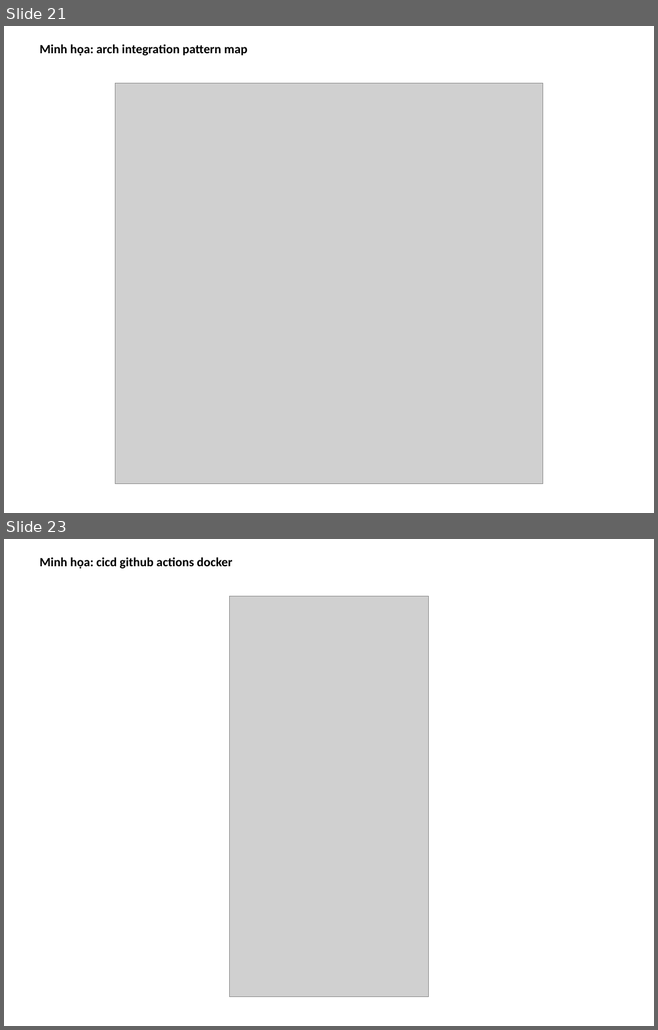
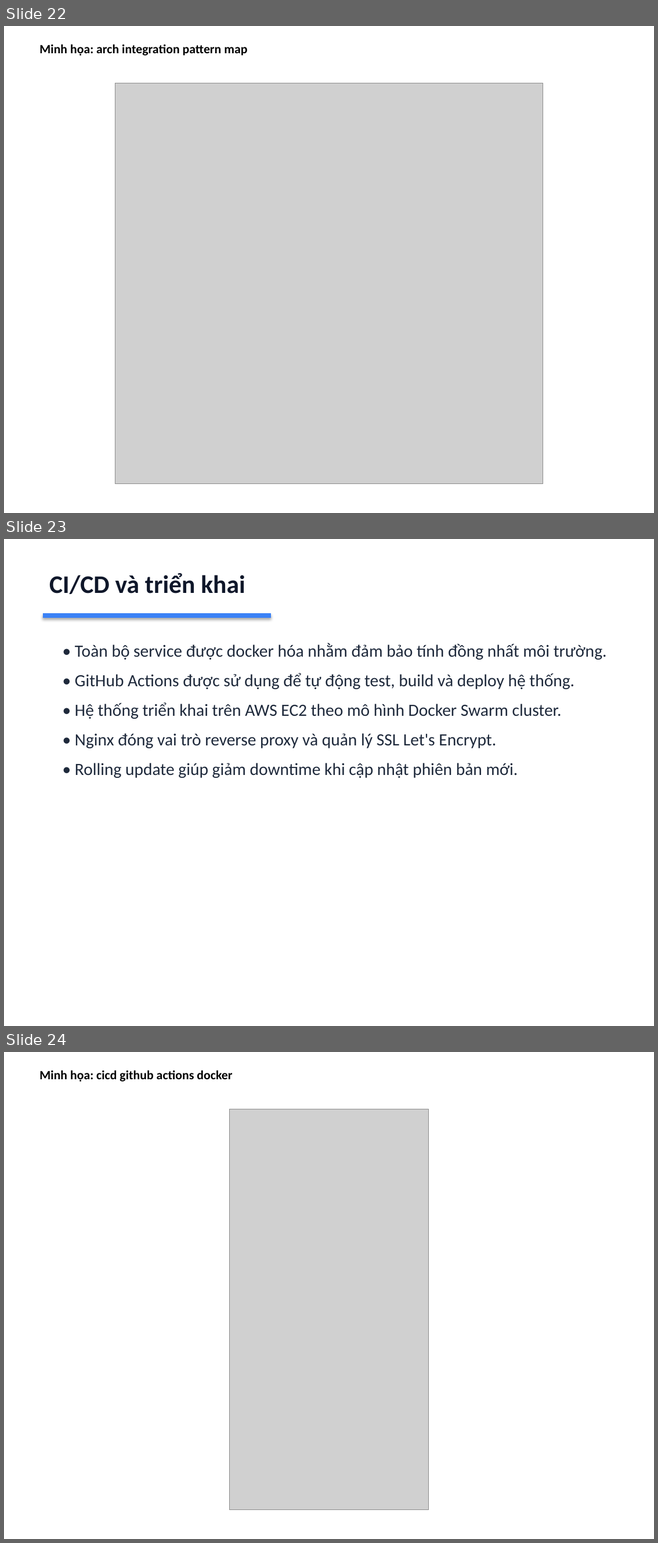
Before and after one commit to foxxiee04/Cab-Booking-System-Project, a slide deck: docs/Thesis-FoxGo-BaoCao.pptx. Shown one above the other, each under a label of ours: slides 21 and 23 before the commit, slides 22, 23 and 24 after it; the slides between them are not shown. The pictures are 658x1030 and 658x1543 pixels, drawn with LibreOffice and Linux fonts; fonts in the diff are those of the drawing; grey boxes stand for pictures. Boxes give left, top, right and bottom in pixels: in the first picture for what was removed or moved away, otherwise in the second. Text is boxed around its words. In the diff, an @@ line names an element or a change of style, - is before the commit and + after.

```diff
--- a/docs/Thesis-FoxGo-BaoCao.pptx
+++ b/docs/Thesis-FoxGo-BaoCao.pptx
@@ slide 23 added at (x1=4, y1=539, x2=654, y2=1026), background #FFFFFF @@
@@ text added at (x1=49, y1=573, x2=245, y2=594), 28 pt, text #0F172A, bold @@
+CI/CD và triển khai
@@ rectangle added at (x1=43, y1=614, x2=270, y2=618), fill #3B82F6, outline #3B82F6 0.75 pt @@
@@ text added at (x1=75, y1=643, x2=607, y2=778), 19 pt, text #1E293B @@
+• Toàn bộ service được docker hóa nhằm đảm bảo tính đồng nhất môi trường.
+• GitHub Actions được sử dụng để tự động test, build và deploy hệ thống.
+• Hệ thống triển khai trên AWS EC2 theo mô hình Docker Swarm cluster.
+• Nginx đóng vai trò reverse proxy và quản lý SSL Let's Encrypt.
+• Rolling update giúp giảm downtime khi cập nhật phiên bản mới.
@@ what was slide 21 is now slide 22 @@
@@ what was slide 23 is now slide 24 @@
```
Also in this commit, not shown: 1 slide changed, 10 other slides added, 8 slides removed, 1 other file.
